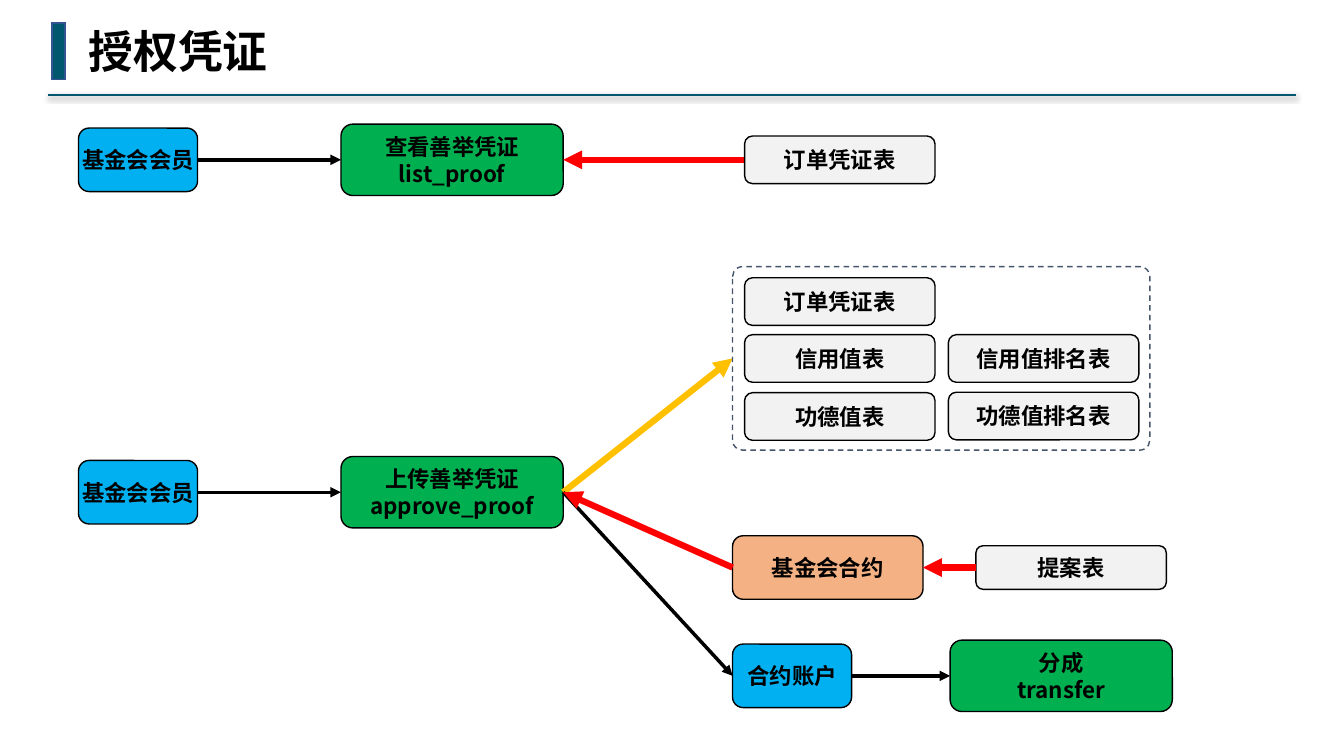
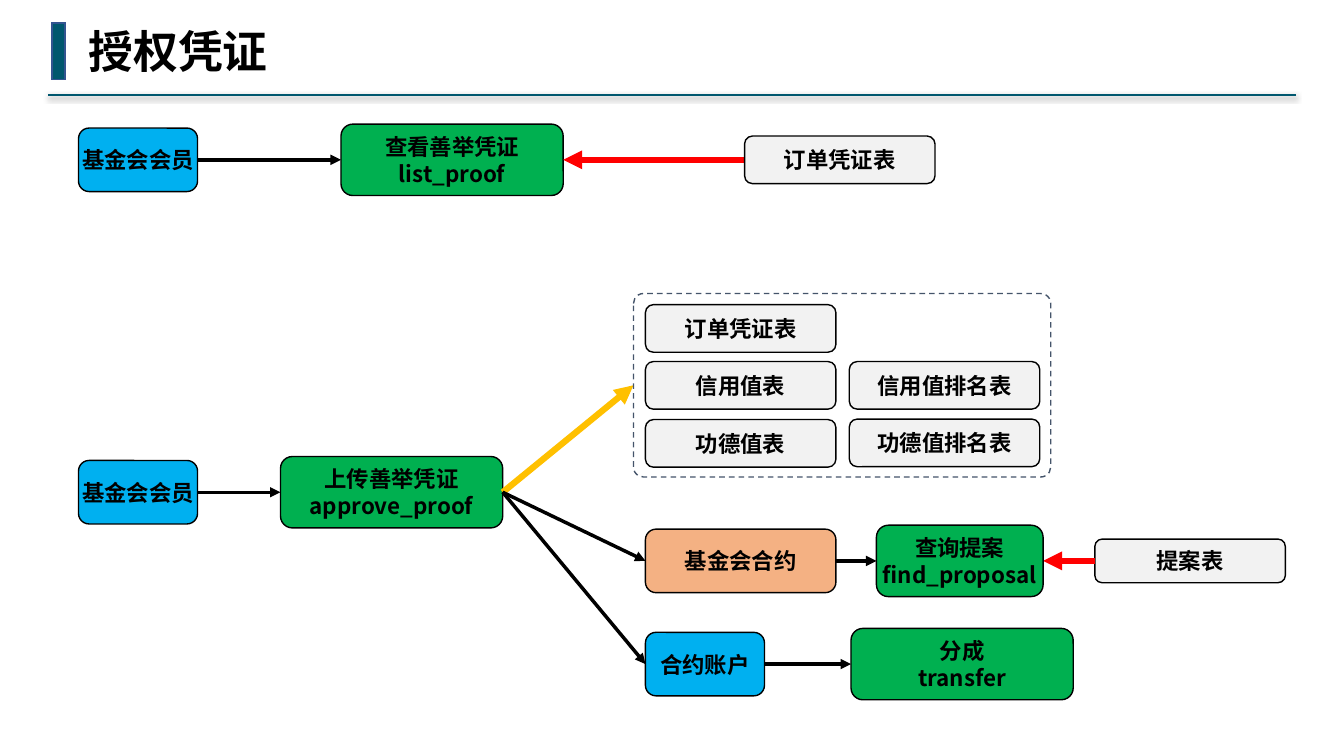
Before and after one commit to buddhachain/buddhaContract, a slide deck: slide 14 of doc/08.善举.pptx. Drawn at 1344x756 pixels with LibreOffice and Linux fonts; fonts in the diff are those of the drawing. Boxes give left, top, right and bottom in pixels: in the first picture for what was removed or moved away, otherwise in the second. Text is boxed around its words. In the diff, an @@ line names an element or a change of style, - is before the commit and + after.

```diff
--- a/doc/08.善举.pptx
+++ b/doc/08.善举.pptx
@@ 6 rounded rectangles: place and size @@
-6 rounded rectangles at bbox=[733, 267, 1150, 451]
+6 rounded rectangles at bbox=[633, 293, 1051, 477]
@@ arrow moved from (564, 492) - (733, 359) to (503, 492) - (633, 385) @@
@@ rounded rectangle "上传善举凭证": place and size @@
-rounded rectangle "上传善举凭证" at bbox=[341, 457, 563, 528]
+rounded rectangle "上传善举凭证" at bbox=[280, 457, 502, 528]
@@ arrow moved from (198, 492) - (341, 492) to (198, 492) - (280, 492) @@
@@ arrow moved from (564, 492) - (733, 677) to (503, 492) - (645, 664) @@
@@ arrow moved from (733, 568) - (564, 492) to (503, 492) - (645, 561) @@
@@ arrow (503, 492) - (645, 561): stroke #FF0000 4.5 pt to #000000 2.5 pt @@
@@ rounded rectangle "基金会合约": place and size @@
-rounded rectangle "基金会合约" at bbox=[733, 536, 924, 600]
+rounded rectangle "基金会合约" at bbox=[645, 529, 836, 593]
@@ rounded rectangle added at bbox=[877, 525, 1044, 597], fill #00B050, outline #000000 1 pt, 16 pt, text #000000, bold @@
+查询提案
+find_proposal
@@ rounded rectangle "提案表": place and size @@
-rounded rectangle "提案表" at bbox=[976, 545, 1167, 589]
+rounded rectangle "提案表" at bbox=[1095, 539, 1286, 583]
@@ arrow added from (836, 561) to (877, 561), #000000 2.5 pt @@
@@ arrow moved from (976, 568) - (924, 568) to (1095, 561) - (1044, 561) @@
@@ rounded rectangle "分成": place and size @@
-rounded rectangle "分成" at bbox=[951, 640, 1173, 712]
+rounded rectangle "分成" at bbox=[851, 628, 1073, 700]
@@ rounded rectangle "合约账户": place and size @@
-rounded rectangle "合约账户" at bbox=[733, 644, 852, 708]
+rounded rectangle "合约账户" at bbox=[645, 632, 764, 696]
@@ arrow moved from (852, 677) - (951, 677) to (764, 664) - (851, 664) @@
```
Also in this commit, not shown: 1 other slide changed, 6 other files.
